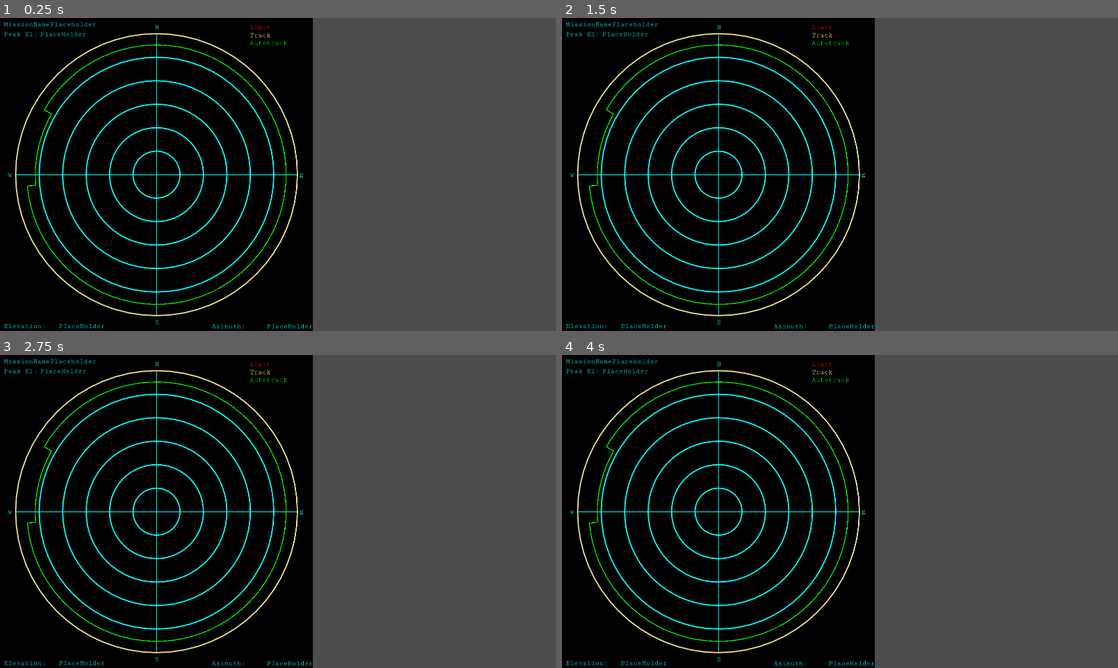
Above: before the commit, frames 1-4 (two rows, left to right).
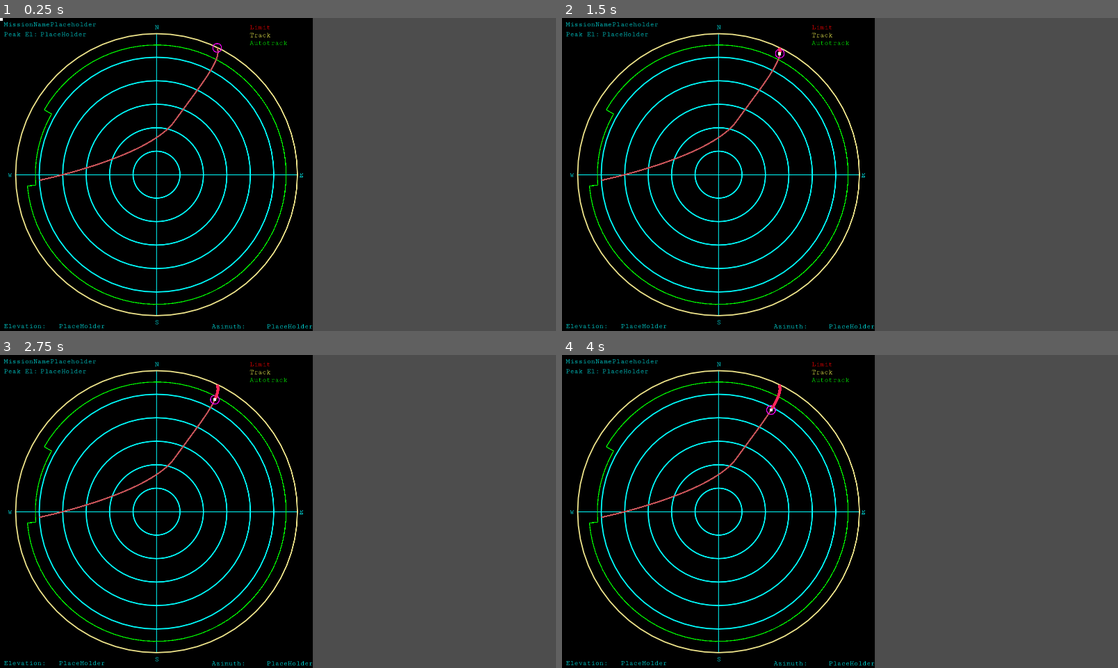
Above: after the commit, the same moments.

Repository: asfadmin/antenna-museum-exhibit
Game: Godot game, scene res://src/track_status/track_status.tscn
Two runs of this game, one before a commit and one after it. Both use one fixed random seed, a clock stepped at 60 frames per second and the inputs below. This scene is started directly instead of the project's main scene.
Inputs (mouse positions are in pixels of both pictures, inside the frame that each line leads up to):
- Up to frame 1 (0.25 s): no input
- Up to frame 2 (1.5 s): tap Enter at 0.5 s; move the mouse to (962, 158) at 0.52 s; move the mouse to (728, 190) at 1.27 s
- Up to frame 3 (2.75 s): tap Space at 2 s; move the mouse to (333, 442) at 2.02 s
- Up to frame 4 (4 s): move the mouse to (812, 574) at 2.77 s; tap Enter at 3.5 s; move the mouse to (1006, 558) at 3.52 s

The runs differ from the first frame. In frame 1, 0.2% of the frame differs, in the area x 0-40%, y 0-52%; in frame 2, 0.2%; in frame 3, 0.3%; in frame 4, 0.3%, in the area x 7-40%, y 9-52%.

Commit message:
track status now traces path, has sat position

Diff:
--- /dev/null
+++ b/exhibit-frontend/src/track_status/track_course.gd
@@ -0,0 +1,53 @@
+extends Line2D
+
+var completed_course: Line2D
+var path_2d: Path2D
+var sat_position: ColorRect
+#var path_follow_2d: PathFollow2D
+var current_idx = 0
+
+var expected_time: float = 5.0
+var cursor_pos: Vector2 = Vector2.ZERO
+
+#var full_points = []
+# Called when the node enters the scene tree for the first time.
+func _ready() -> void:
+	self.completed_course = get_child(0)
+
+	self.path_2d = get_child(1)
+	self.sat_position = get_node('sat_pos')
+	#self.path_follow_2d = self.path_2d.get_child(0)
+
+	var _final_path = []
+	for point in self.path_2d.curve.get_baked_points():
+		_final_path.append(point + self.path_2d.position)
+
+	self.points = _final_path
+	#self.path_2d.curve.get_closest_point()
+	get_tree().create_timer(1.0).timeout.connect(_active_timer, CONNECT_ONE_SHOT)
+	#var tween = get_tree().create_tween().set_loops(5)
+	#tween.tween_property($Sprite, "modulate", Color.RED, 1)
+	#tween.tween_property(self, "cursor_pos", Vector2(), 1)
+	#tween.tween_callback($Sprite.queue_free)
+	pass # Replace with function body.
+
+
+# Called every frame. 'delta' is the elapsed time since the previous frame.
+func _process(delta: float) -> void:
+	pass
+
+func _draw() -> void:
+	if self.current_idx < self.points.size():
+		draw_circle(self.points[self.current_idx], 15, Color.MAGENTA, false, 3)
+func _active_timer():
+	#var l := Line2D.new()
+	#self.default_color = Color(1,1,1,1)
+	#l.width = 20
+	self.completed_course.add_point(self.points[self.current_idx])
+	self.current_idx += 1
+	self.queue_redraw()
+	if self.points.size() != self.current_idx:
+		self.sat_position.position = self.points[self.current_idx] - (self.sat_position.size / 2.0)
+		get_tree().create_timer(0.1).timeout.connect(_active_timer, CONNECT_ONE_SHOT)
+	else:
+		self.sat_position.visible = false
--- a/exhibit-frontend/src/track_status/track_status.tscn
+++ b/exhibit-frontend/src/track_status/track_status.tscn
@@ -1,7 +1,14 @@
-[gd_scene load_steps=3 format=3 uid="uid://pyqxiujpu271"]
+[gd_scene load_steps=5 format=3 uid="uid://pyqxiujpu271"]
 
 [ext_resource type="Script" path="res://src/track_status/track_status.gd" id="1_u6mlq"]
 [ext_resource type="FontFile" uid="uid://d2g2aiqsn56d7" path="res://assets/CutiveMono-Regular.ttf" id="2_4komm"]
+[ext_resource type="Script" path="res://src/track_status/track_course.gd" id="3_ibwx6"]
+
+[sub_resource type="Curve2D" id="Curve2D_203gu"]
+_data = {
+"points": PackedVector2Array(-17.7004, -39.6812, 17.7004, 39.6812, 750, 103, 91.342, -125.921, -91.342, 125.921, 602, 357, 0, 0, 0, 0, 136, 560)
+}
+point_count = 3
 
 [node name="Control" type="Control"]
 z_index = 2
@@ -225,3 +232,23 @@
 text = "[color=\"#00FFFF\"]W[/color]"
 scroll_active = false
 metadata/_edit_use_anchors_ = true
+
+[node name="ProjectedCourse" type="Line2D" parent="AspectRatioContainer/background"]
+width = 5.0
+default_color = Color(0.783531, 0.329321, 0.349288, 1)
+script = ExtResource("3_ibwx6")
+
+[node name="CompletedCourse" type="Line2D" parent="AspectRatioContainer/background/ProjectedCourse"]
+default_color = Color(1, 0.149469, 0.350274, 1)
+
+[node name="Path2D" type="Path2D" parent="AspectRatioContainer/background/ProjectedCourse"]
+curve = SubResource("Curve2D_203gu")
+
+[node name="PathFollow2D" type="PathFollow2D" parent="AspectRatioContainer/background/ProjectedCourse/Path2D"]
+position = Vector2(750, 103)
+rotation = 1.15122
+loop = false
+
+[node name="sat_pos" type="ColorRect" parent="AspectRatioContainer/background/ProjectedCourse"]
+offset_right = 10.0
+offset_bottom = 10.0
